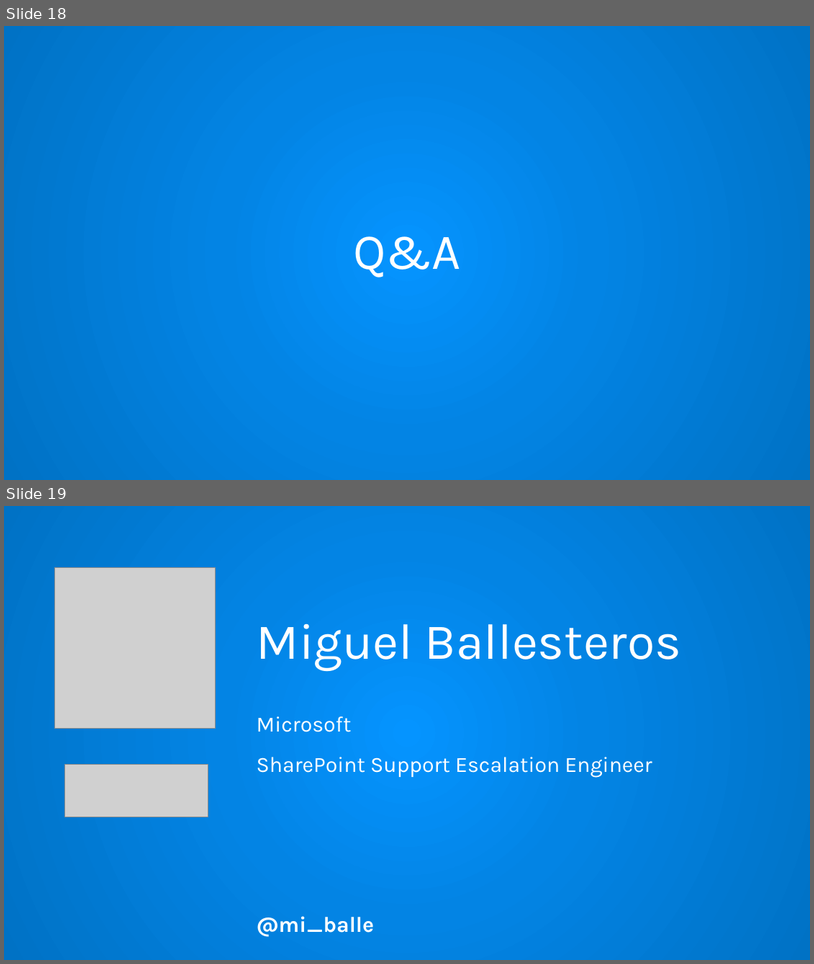
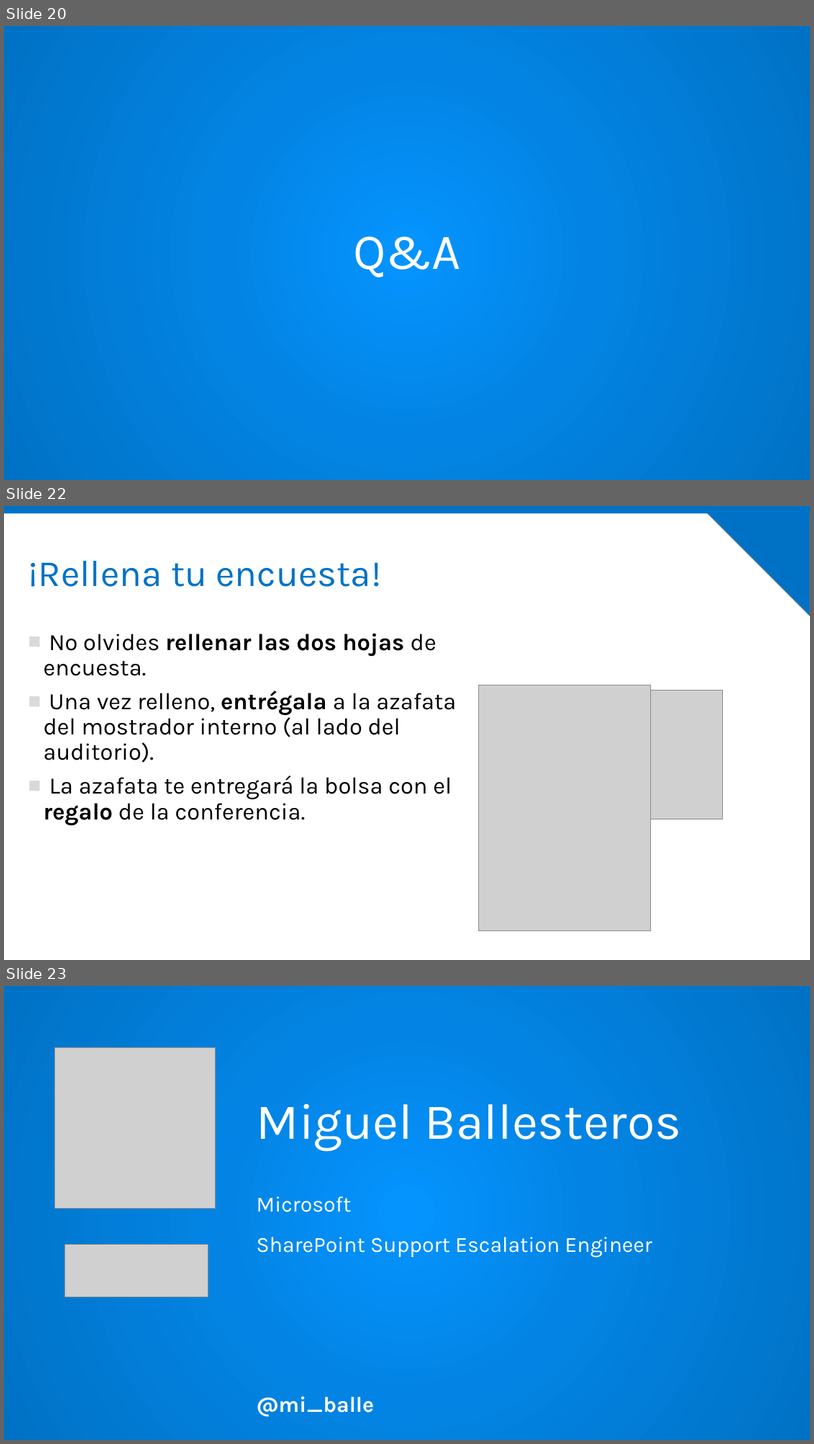
Before and after one commit to IberianSPC/Sessions2015, a slide deck: Build and intelligent Cloud/Miguel Ballesteros - Escenarios Alto Rendimiento para SPO.pptx. Shown one above the other, each under a label of ours: slides 18 and 19 before the commit, slides 20, 22 and 23 after it; the slides between them are not shown. The pictures are 814x964 and 814x1444 pixels, drawn with LibreOffice and Linux fonts; fonts in the diff are those of the drawing; grey boxes stand for pictures; background and template pictures are left out. Boxes give left, top, right and bottom in pixels: in the first picture for what was removed or moved away, otherwise in the second. Text is boxed around its words. In the diff, an @@ line names an element or a change of style, - is before the commit and + after.

```diff
--- a/Build and intelligent Cloud/Miguel Ballesteros - Escenarios Alto Rendimiento para SPO.pptx
+++ b/Build and intelligent Cloud/Miguel Ballesteros - Escenarios Alto Rendimiento para SPO.pptx
@@ slide 22 added at [4, 506, 810, 960], background picture (left out) @@
@@ rectangle added at [4, 506, 810, 513], fill #0072C5 @@
@@ right triangle added at [701, 506, 810, 615], fill #0072C5, outline #43739E 1 pt @@
@@ title added at [28, 561, 382, 587], 44 pt, text #0072C5 @@
+¡Rellena tu encuesta!
@@ text added at [44, 633, 456, 826], 28 pt, text #000000 @@
+■ No olvides rellenar las dos hojas de encuesta.
+■ Una vez relleno, entrégala a la azafata del mostrador interno (al lado del auditorio).
+■ La azafata te entregará la bolsa con el regalo de la conferencia.
@@ picture added at [479, 685, 651, 931] @@
@@ picture added at [595, 690, 724, 818] @@
@@ what was slide 18 is now slide 20 @@
@@ what was slide 19 is now slide 23 @@
```
Also in this commit, not shown: 6 slides changed, 3 other slides added.
